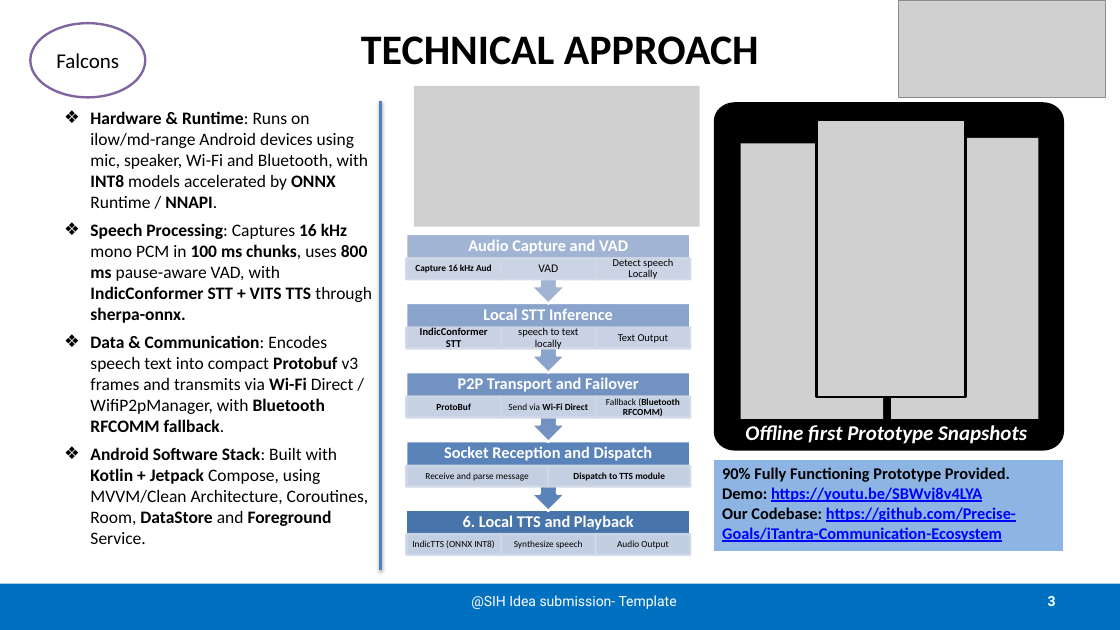
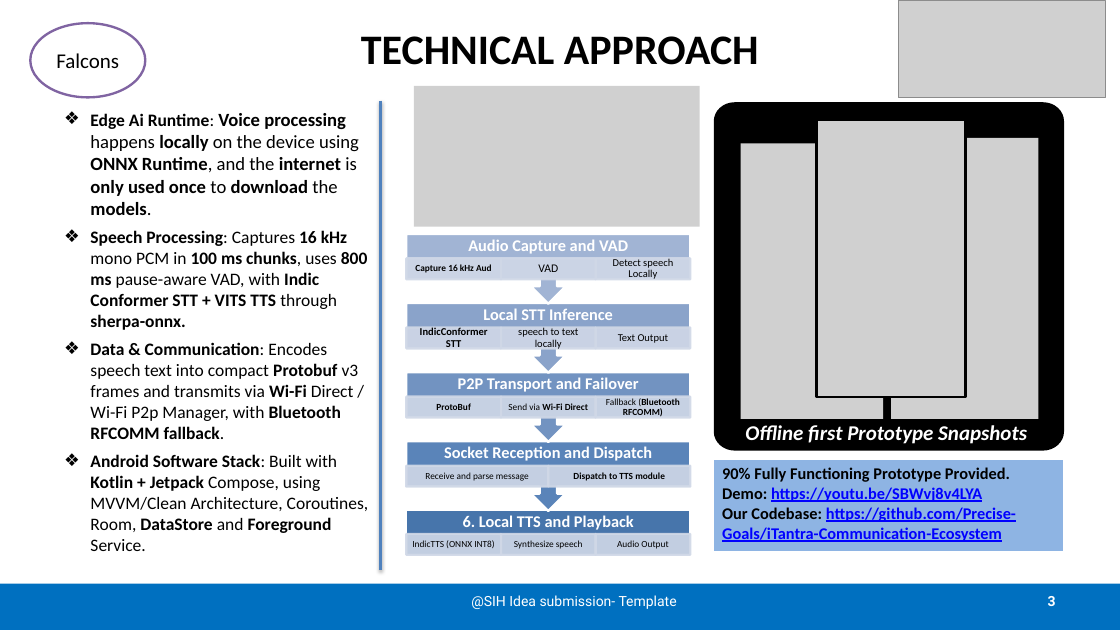
Before and after one commit to Precise-Goals/iTantra-Communication-Ecosystem, a slide deck: slide 3 of Falcons_SIH26173_iTantra.pptx. Drawn at 1120x630 pixels with LibreOffice and Linux fonts; fonts in the diff are those of the drawing; grey boxes stand for pictures; background and template pictures are left out. Boxes give left, top, right and bottom in pixels: in the first picture for what was removed or moved away, otherwise in the second. Text is boxed around its words. In the diff, an @@ line names an element or a change of style, - is before the commit and + after.

```diff
--- a/Falcons_SIH26173_iTantra.pptx
+++ b/Falcons_SIH26173_iTantra.pptx
@@ text at (x1=90, y1=113, x2=368, y2=439): text changed; bold on @@
-❖ Hardware & Runtime: Runs on ilow/md-range Android devices using mic, speaker, Wi-Fi and Bluetooth, with INT8 models accelerated by ONNX Runtime / NNAPI.
-❖ Speech Processing: Captures 16 kHz mono PCM in 100 ms chunks, uses 800 ms pause-aware VAD, with IndicConformer STT + VITS TTS through sherpa-onnx.
-❖ Data & Communication: Encodes speech text into compact Protobuf v3 frames and transmits via Wi-Fi Direct / WifiP2pManager, with Bluetooth RFCOMM fallback.
+❖ Edge Ai Runtime: Voice processing happens locally on the device using ONNX Runtime, and the internet is only used once to download the models.
+❖ Speech Processing: Captures 16 kHz mono PCM in 100 ms chunks, uses 800 ms pause-aware VAD, with Indic Conformer STT + VITS TTS through sherpa-onnx.
+❖ Data & Communication: Encodes speech text into compact Protobuf v3 frames and transmits via Wi-Fi Direct / Wi-Fi P2p Manager, with Bluetooth RFCOMM fallback.
```
Also in this commit, not shown: 3 other slides changed, 6 other files.
